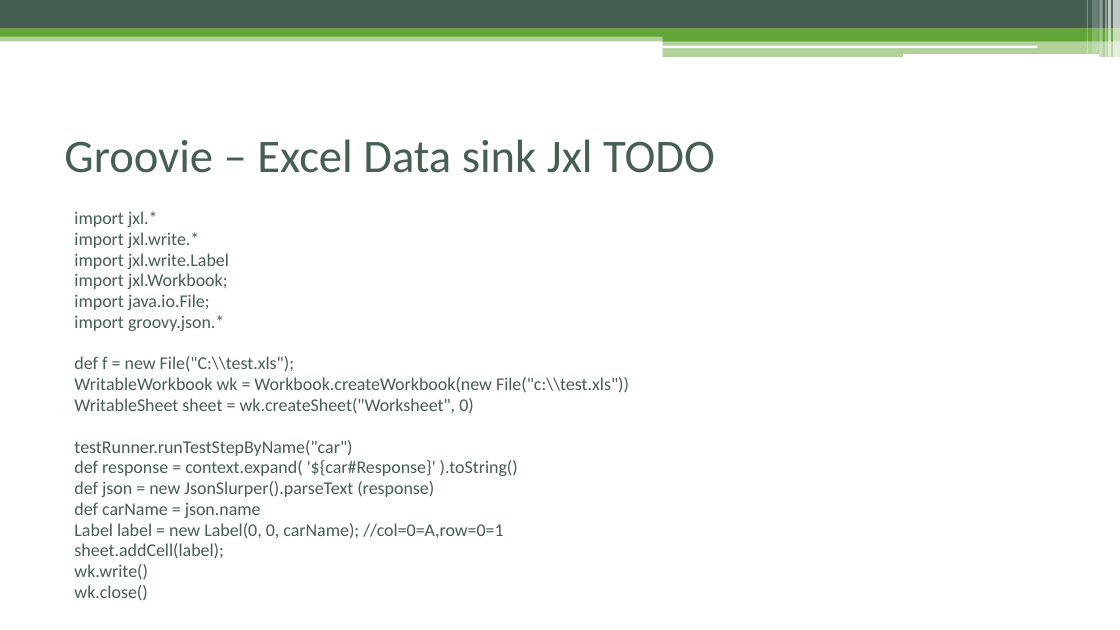
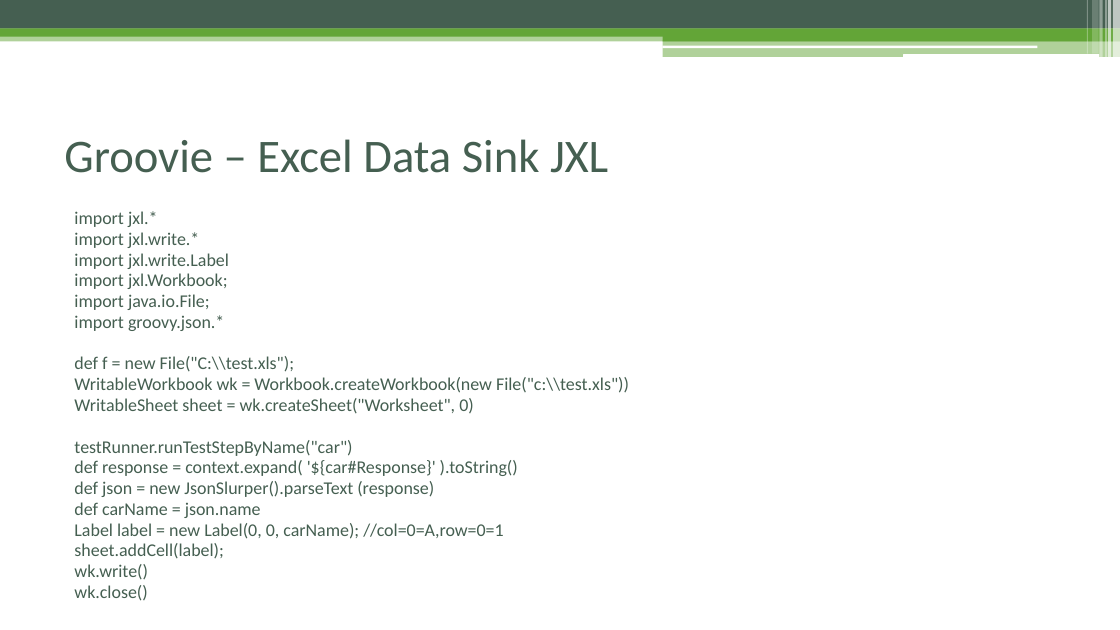
Before and after one commit to czyzyk29/SoapUI_Workshop, a slide deck: slide 51 of Warsztat_soapUI.pptx (slide 52 before the commit). Drawn at 1120x630 pixels with LibreOffice and Linux fonts; fonts in the diff are those of the drawing. Boxes give left, top, right and bottom in pixels: in the first picture for what was removed or moved away, otherwise in the second. Text is boxed around its words. In the diff, an @@ line names an element or a change of style, - is before the commit and + after.

```diff
--- a/Warsztat_soapUI.pptx
+++ b/Warsztat_soapUI.pptx
@@ title at (64, 139, 608, 173): text changed @@
-Groovie – Excel Data sink Jxl TODO
+Groovie – Excel Data Sink JXL
```
Also in this commit, not shown: 13 other slides changed, 1 slide removed, 3 other files.
